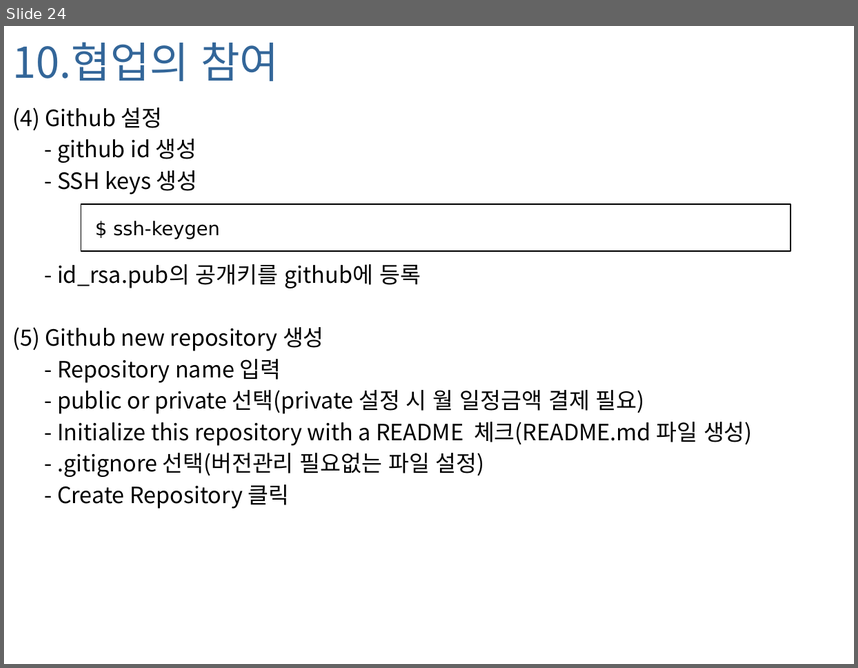
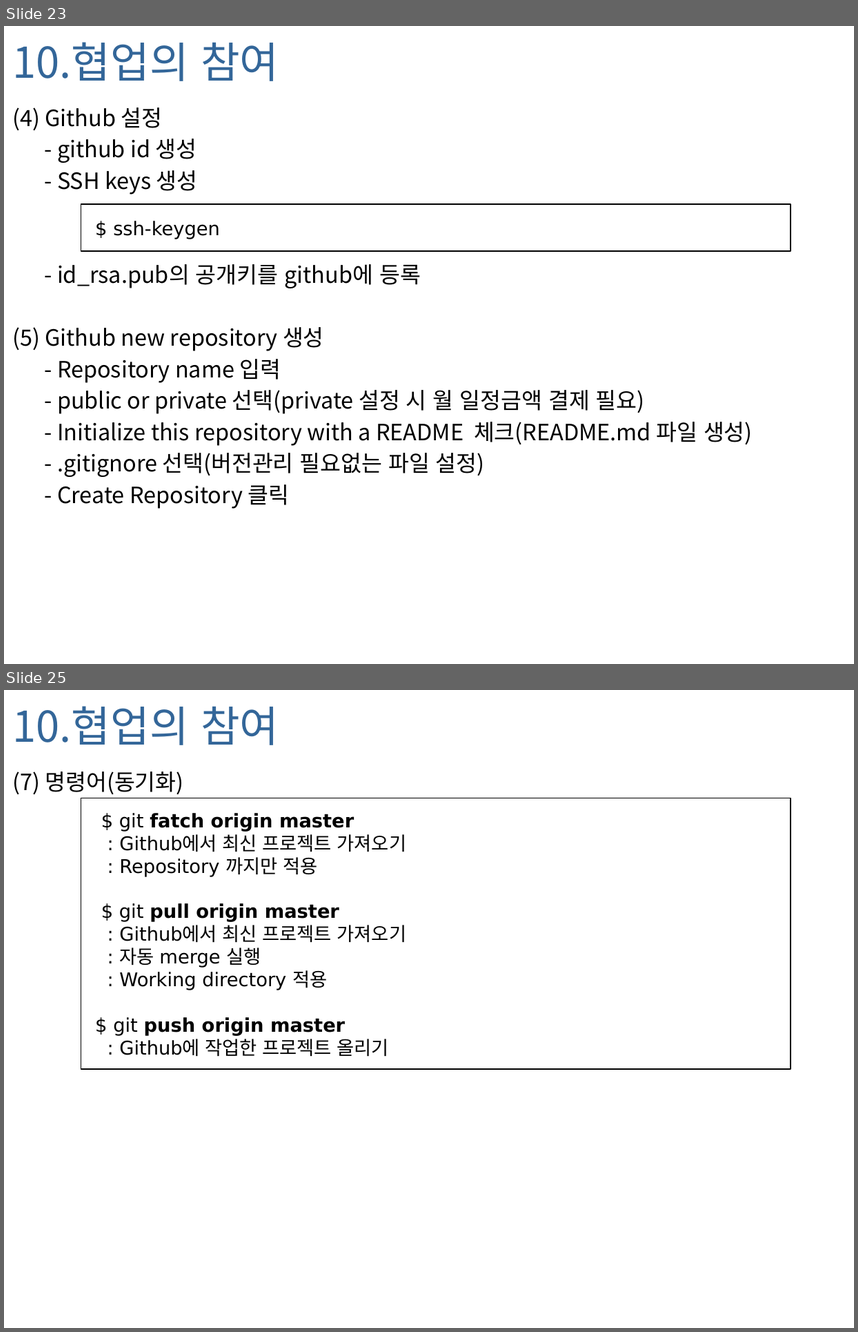
Before and after one commit to foxworld/001-Git, a slide deck: Git_20140210.pptx. Shown one above the other, each under a label of ours: slide 24 before the commit, slides 23 and 25 after it; the slides between them are not shown. The pictures are 858x668 and 858x1332 pixels, drawn with LibreOffice and Linux fonts; fonts in the diff are those of the drawing; background and template pictures are left out. Boxes give left, top, right and bottom in pixels: in the first picture for what was removed or moved away, otherwise in the second. Text is boxed around its words. In the diff, an @@ line names an element or a change of style, - is before the commit and + after.

```diff
--- a/Git_20140210.pptx
+++ b/Git_20140210.pptx
@@ slide 25 added at (4, 690, 854, 1328), background picture (left out) @@
@@ title added at (12, 706, 279, 745), 36 pt, text #336699 @@
+10.협업의 참여
@@ text added at (12, 771, 184, 794), 19 pt, text #000000 @@
+(7) 명령어(동기화)
@@ rectangle added at (81, 798, 791, 1069), fill #FFFFFF, outline #000000 1 pt, 16 pt, text #000000 @@
+$ git fatch origin master
+: Github에서 최신 프로젝트 가져오기
+: Repository 까지만 적용
+$ git pull origin master
+: Github에서 최신 프로젝트 가져오기
+: 자동 merge 실행
+: Working directory 적용
+$ git push origin master
+: Github에 작업한 프로젝트 올리기
@@ what was slide 24 is now slide 23 @@
```
Also in this commit, not shown: 1 slide changed, 1 other slide added.
